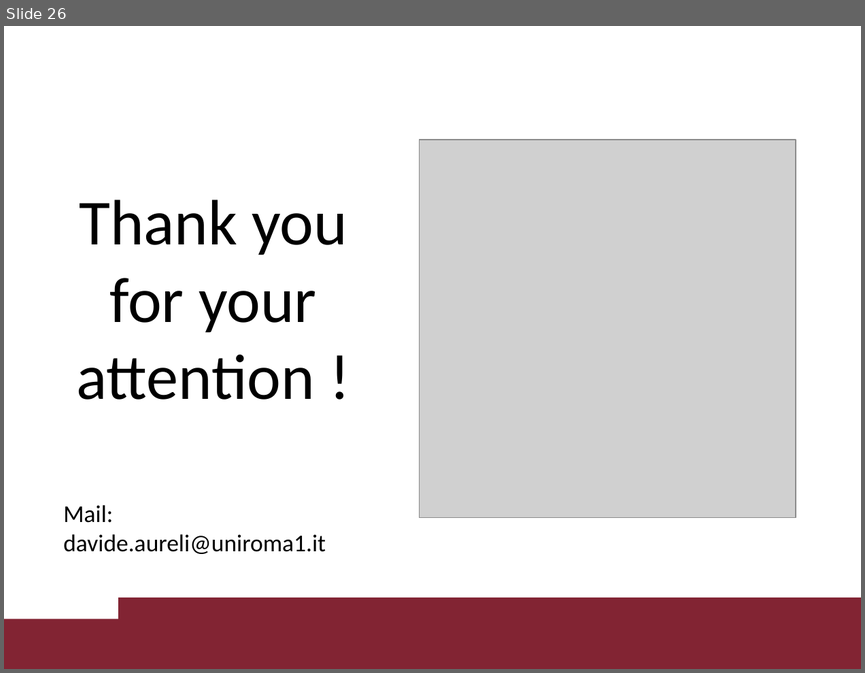
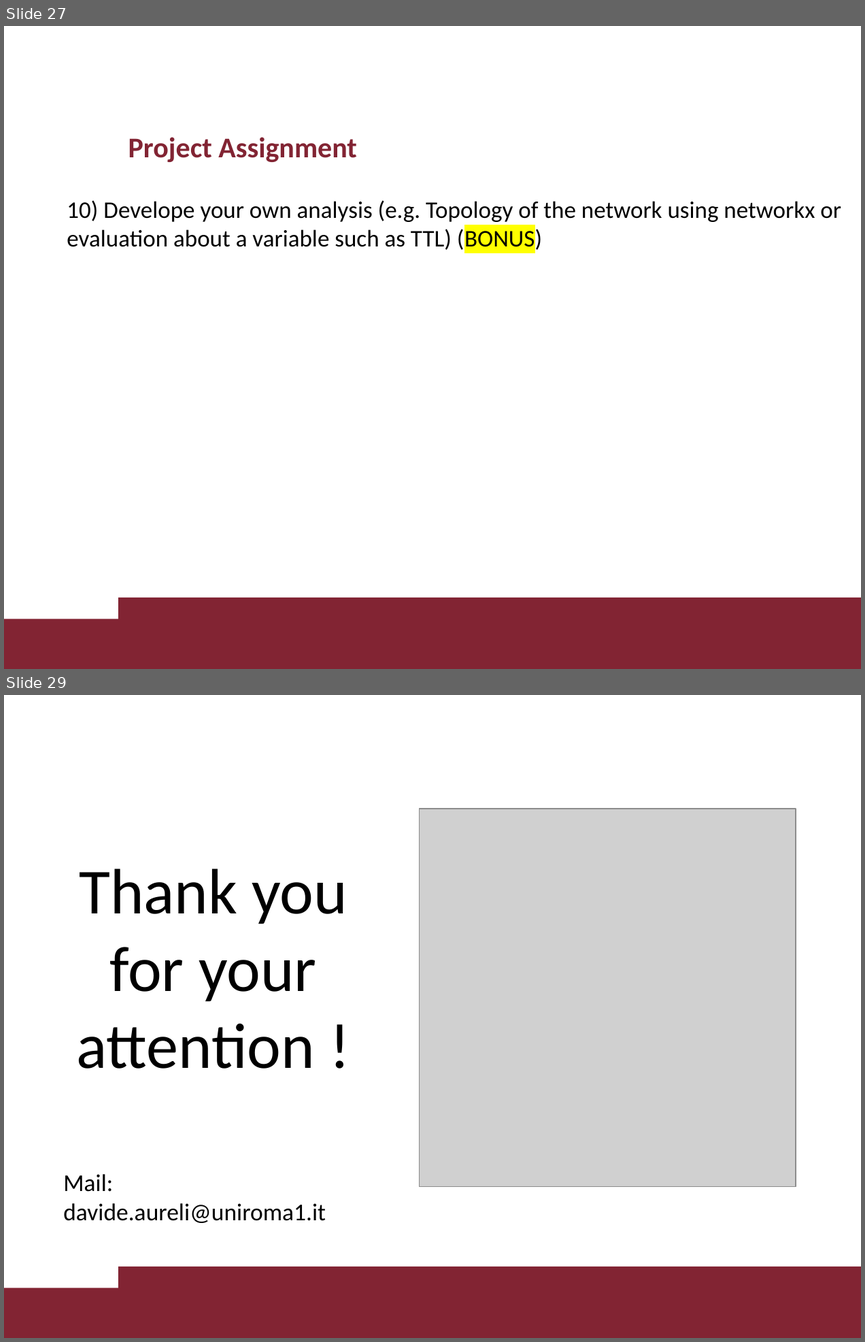
Before and after one commit to davaureli/NBD_LabSession, a slide deck: Lecture 3/Lecture 3.pptx. Shown one above the other, each under a label of ours: slide 26 before the commit, slides 27 and 29 after it; the slides between them are not shown. The pictures are 865x673 and 865x1342 pixels, drawn with LibreOffice and Linux fonts; fonts in the diff are those of the drawing; grey boxes stand for pictures; background and template pictures are left out. Boxes give left, top, right and bottom in pixels: in the first picture for what was removed or moved away, otherwise in the second. Text is boxed around its words. In the diff, an @@ line names an element or a change of style, - is before the commit and + after.

```diff
--- a/Lecture 3/Lecture 3.pptx
+++ b/Lecture 3/Lecture 3.pptx
@@ slide 27 added at box(4, 26, 861, 669), background #FFFFFF; not listed: 2 template elements that a slide beside it also shows @@
@@ title added at box(128, 137, 357, 162), 24 pt, text #822433, bold @@
+Project Assignment
@@ text added at box(67, 200, 841, 252), 20 pt, text #000000 @@
+  10) Develope your own analysis (e.g. Topology of the network using networkx or evaluation about a variable such as TTL) (BONUS)
@@ what was slide 26 is now slide 29 @@
```
Also in this commit, not shown: 3 slides changed, 2 other slides added.
